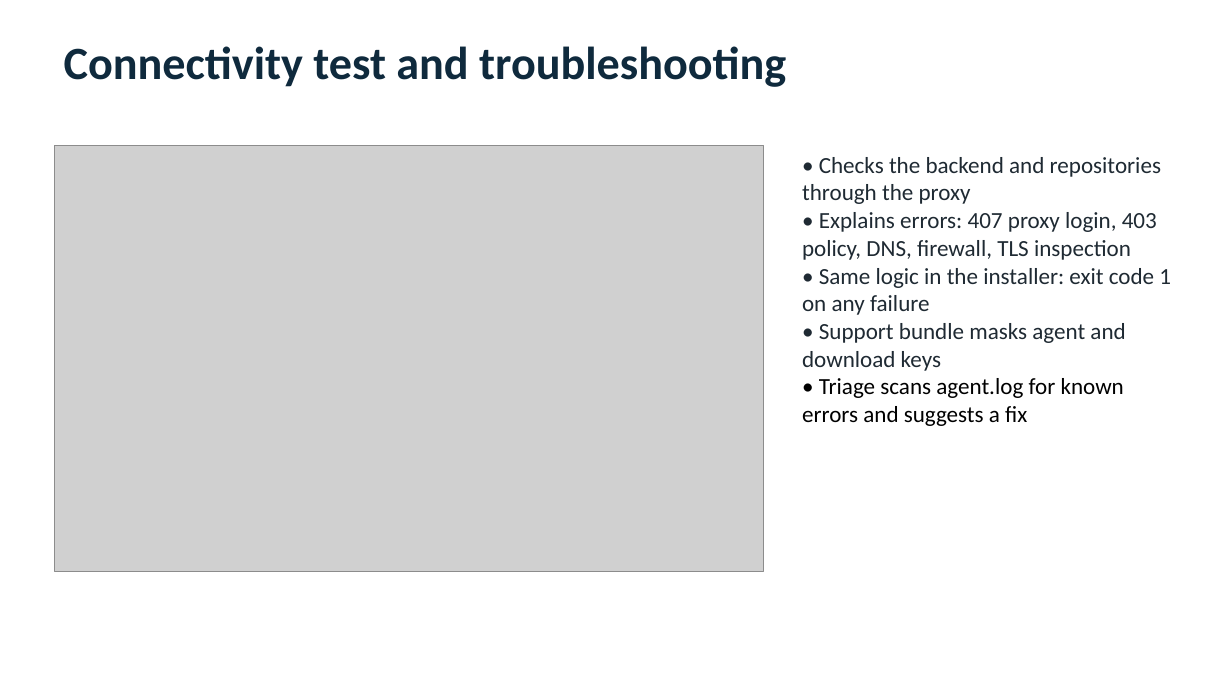
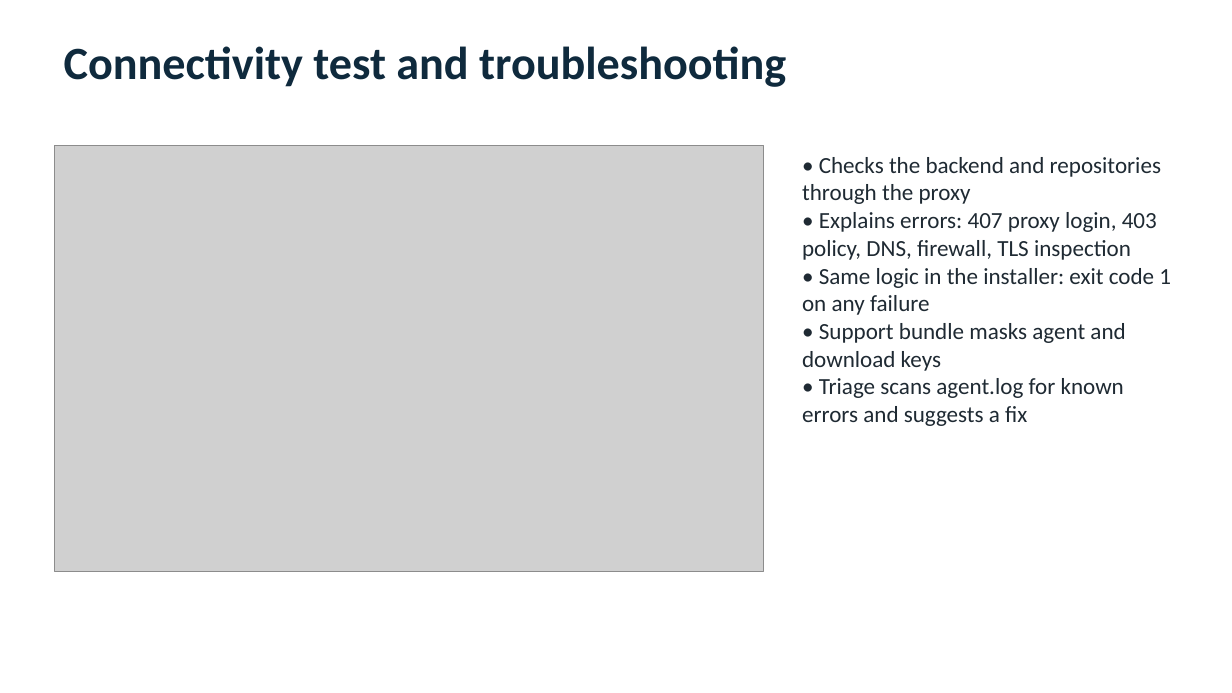
Before and after one commit to miodragmikrut1980/instana-agent-script, a slide deck: slide 9 of presentation/Instana-Agent-Installer.pptx. Drawn at 1232x693 pixels with LibreOffice and Linux fonts; fonts in the diff are those of the drawing; grey boxes stand for pictures. Boxes give left, top, right and bottom in pixels: in the first picture for what was removed or moved away, otherwise in the second. Text is boxed around its words. In the diff, an @@ line names an element or a change of style, - is before the commit and + after.

```diff
--- a/presentation/Instana-Agent-Installer.pptx
+++ b/presentation/Instana-Agent-Installer.pptx
@@ text at (802,378,1124,426): text colour #000000 to #1F2A33 in "• Triage scans agent.log for known errors ..." @@
```
Also in this commit, not shown: 2 other slides changed.
